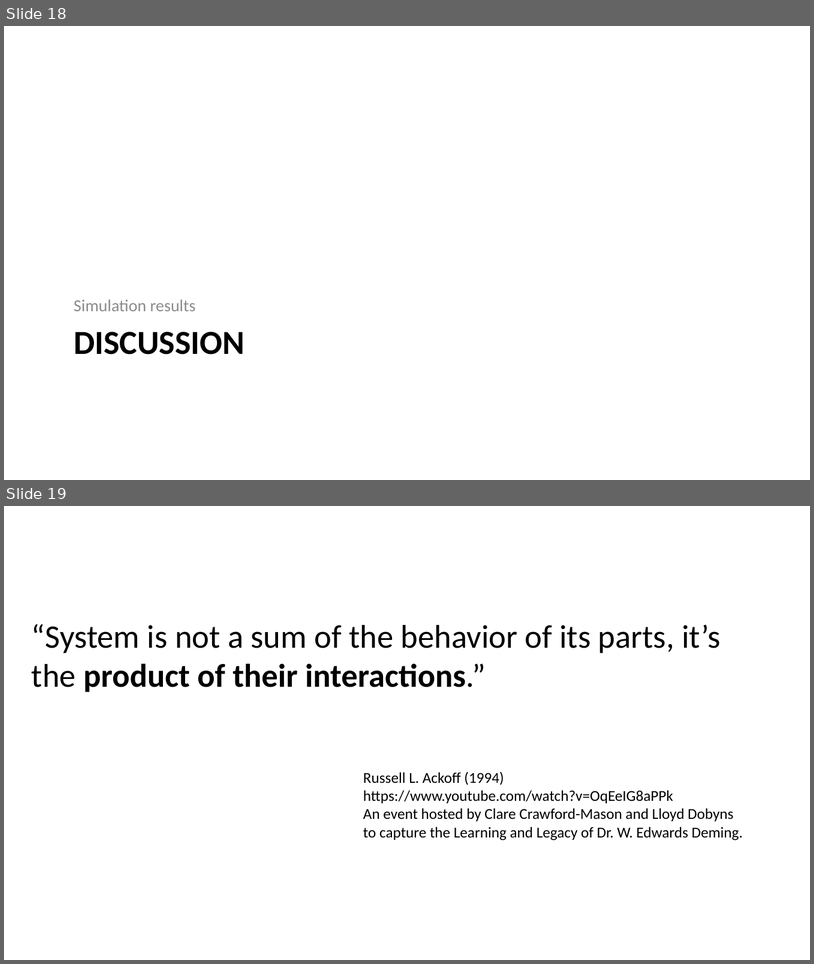
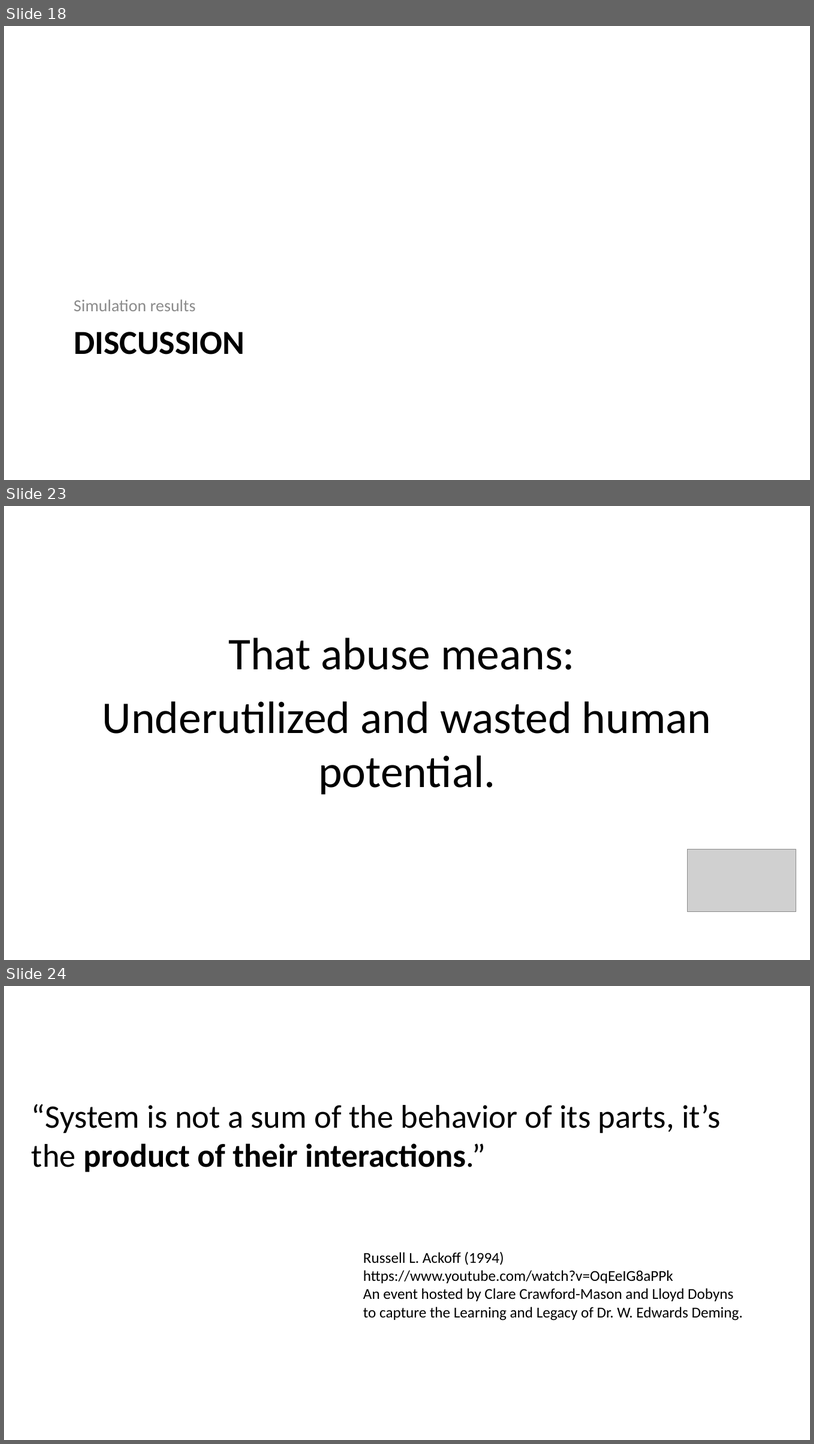
Before and after one commit to kedehub/knowledge_discovery_game, a slide deck: Knowledge Discovery Game.pptx. Shown one above the other, each under a label of ours: slides 18 and 19 before the commit, slides 18, 23 and 24 after it; the slides between them are not shown. The pictures are 814x964 and 814x1444 pixels, drawn with LibreOffice and Linux fonts; fonts in the diff are those of the drawing; grey boxes stand for pictures; background and template pictures are left out. Boxes give left, top, right and bottom in pixels: in the first picture for what was removed or moved away, otherwise in the second. Text is boxed around its words. In the diff, an @@ line names an element or a change of style, - is before the commit and + after.

```diff
--- a/Knowledge Discovery Game.pptx
+++ b/Knowledge Discovery Game.pptx
@@ slide 23 added at bbox=[4, 506, 810, 960], background #FFFFFF @@
@@ text added at bbox=[102, 637, 712, 795], 54 pt, text #000000 @@
+That abuse means:
+Underutilized and wasted human potential.
@@ picture added at bbox=[688, 849, 797, 912] @@
@@ what was slide 19 is now slide 24 @@
```
Also in this commit, not shown: 3 slides changed, 12 other slides added, 2 slides removed.
